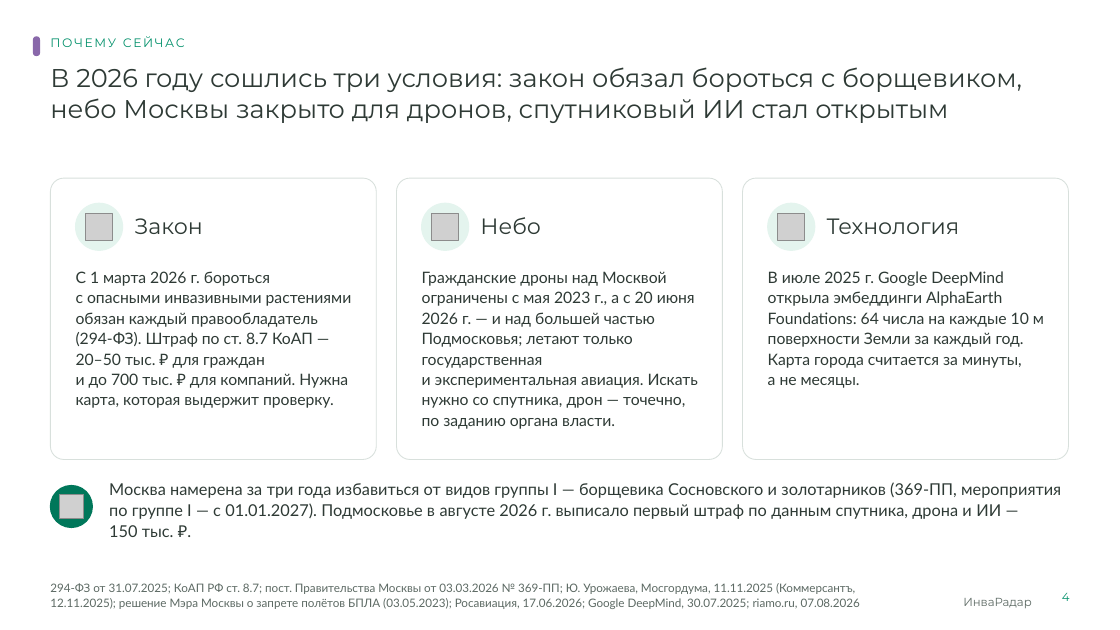
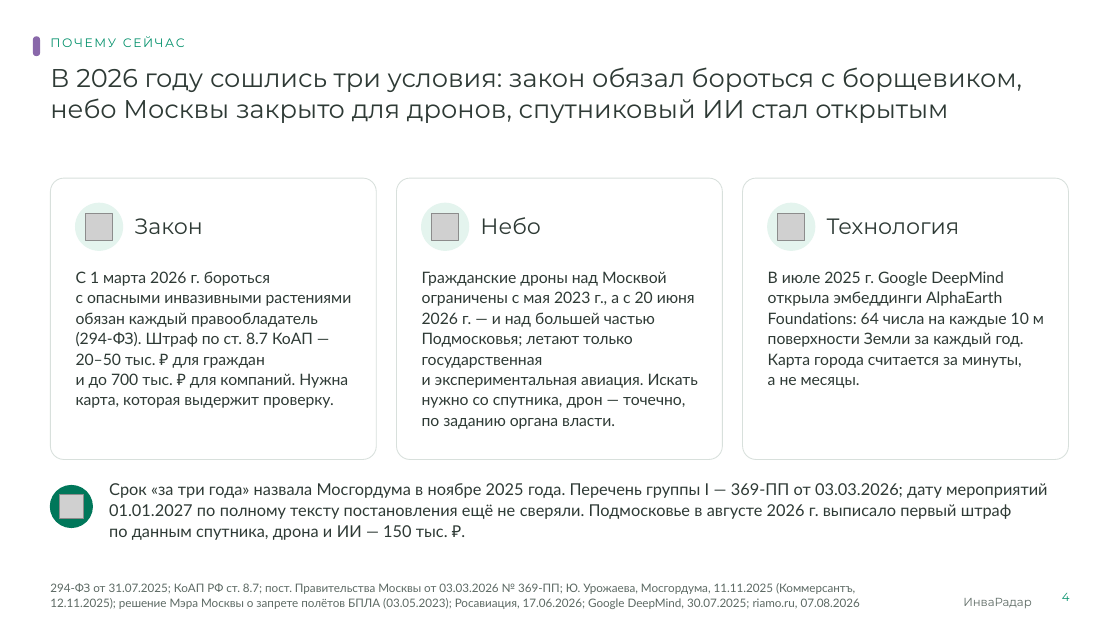
Before and after one commit to KonkovDV/InvaRadar, a slide deck: slide 4 of presentation/InvaRadar_Ecopremia2026.pptx. Drawn at 1120x630 pixels with LibreOffice and Linux fonts; fonts in the diff are those of the drawing; grey boxes stand for pictures; background and template pictures are left out. Boxes give left, top, right and bottom in pixels: in the first picture for what was removed or moved away, otherwise in the second. Text is boxed around its words. In the diff, an @@ line names an element or a change of style, - is before the commit and + after.

```diff
--- a/presentation/InvaRadar_Ecopremia2026.pptx
+++ b/presentation/InvaRadar_Ecopremia2026.pptx
@@ text at [109, 483, 1048, 540]: text changed @@
-Москва намерена за три года избавиться от видов группы I — борщевика Сосновского и золотарников (369-ПП, мероприятия по группе I — с 01.01.2027). Подмосковье в августе 2026 г. выписало первый штраф по данным спутника, дрона и ИИ — 150 тыс. ₽.
+Срок «за три года» назвала Мосгордума в ноябре 2025 года. Перечень группы I — 369-ПП от 03.03.2026; дату мероприятий 01.01.2027 по полному тексту постановления ещё не сверяли. Подмосковье в августе 2026 г. выписало первый штраф по данным спутника, дрона и ИИ — 150 тыс. ₽.
```
Also in this commit, not shown: 7 other slides changed, 5 other files.
